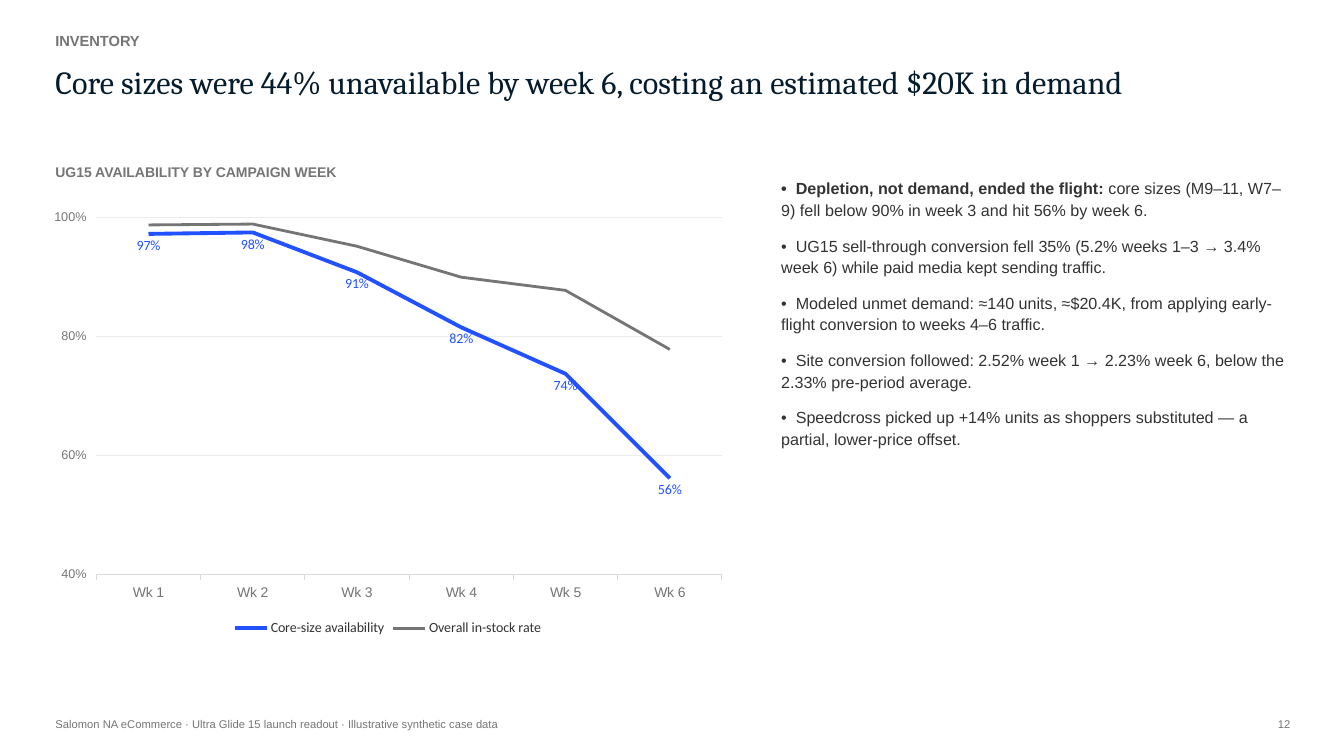
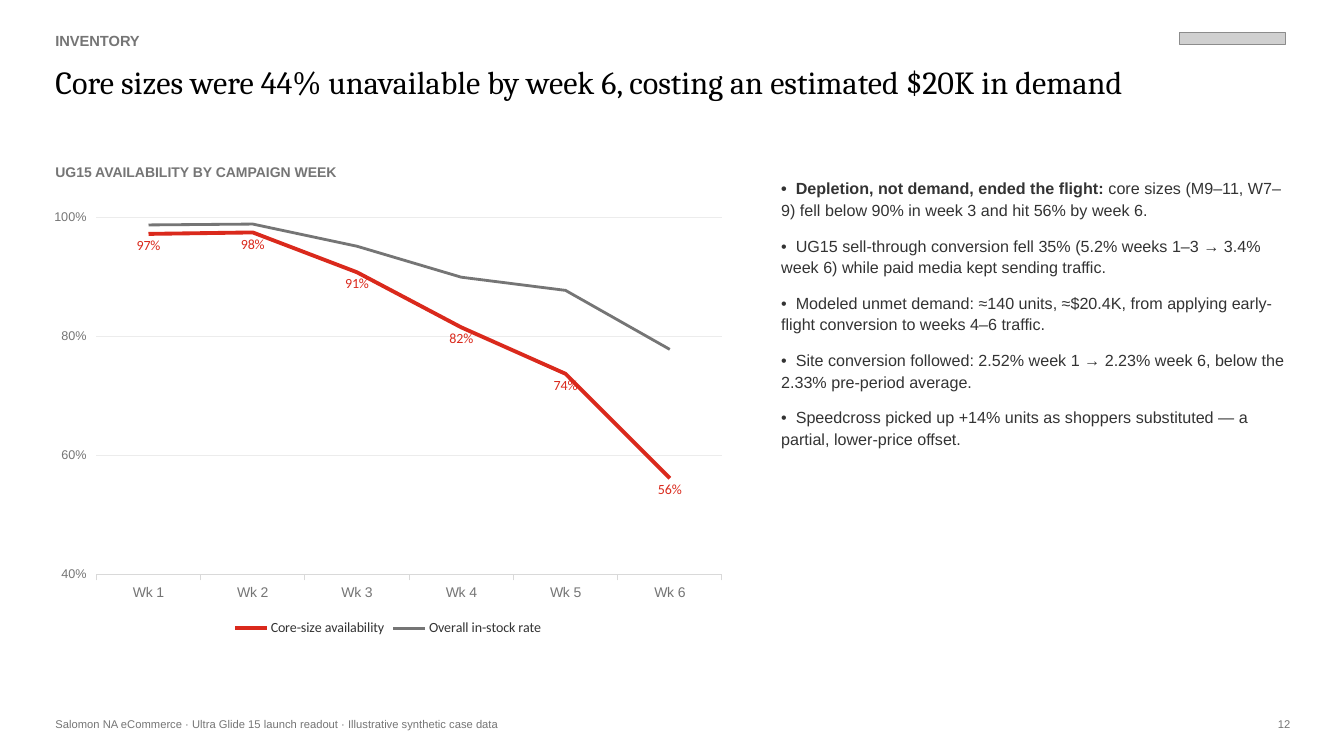
Before and after one commit to andersone17/salomon_case, a slide deck: slide 12 of deliverables/UG15_Campaign_Readout.pptx. Drawn at 1344x756 pixels with LibreOffice and Linux fonts; fonts in the diff are those of the drawing; grey boxes stand for pictures. Boxes give left, top, right and bottom in pixels: in the first picture for what was removed or moved away, otherwise in the second. Text is boxed around its words. In the diff, an @@ line names an element or a change of style, - is before the commit and + after.

Commit message:
made changes to data

```diff
--- a/deliverables/UG15_Campaign_Readout.pptx
+++ b/deliverables/UG15_Campaign_Readout.pptx
@@ picture added at (1180,32,1286,44) @@
@@ text "Core sizes were 44% unavailable ..." at (55,70,1122,101): text colour #051C2C to #000000 @@
@@ line chart at (40,202,736,640) @@
@@ colour of Core-size availability #2251FF to #DA291C @@
@@ data labels of Core-size availability changed @@
```
Also in this commit, not shown: 12 other slides changed, 11 other files.
